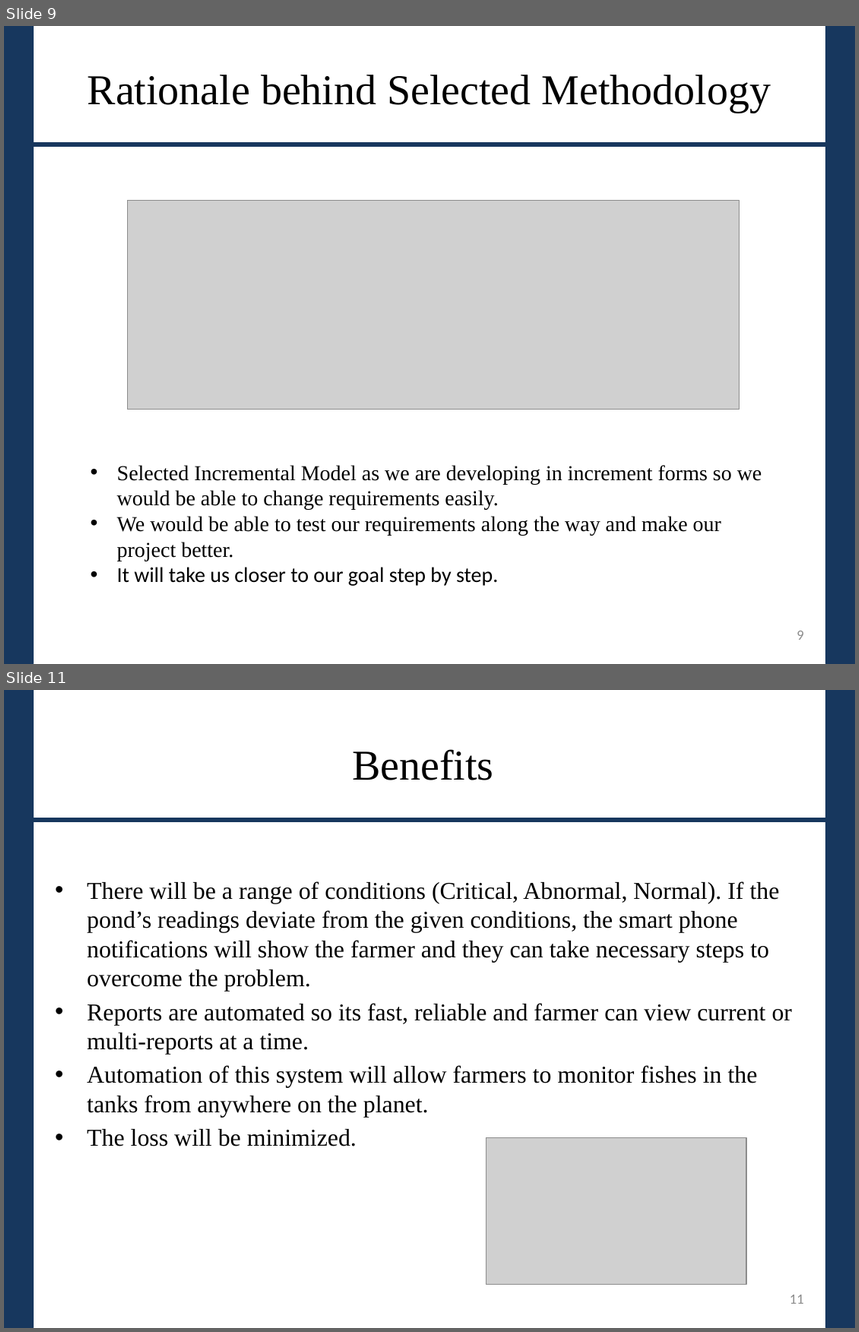
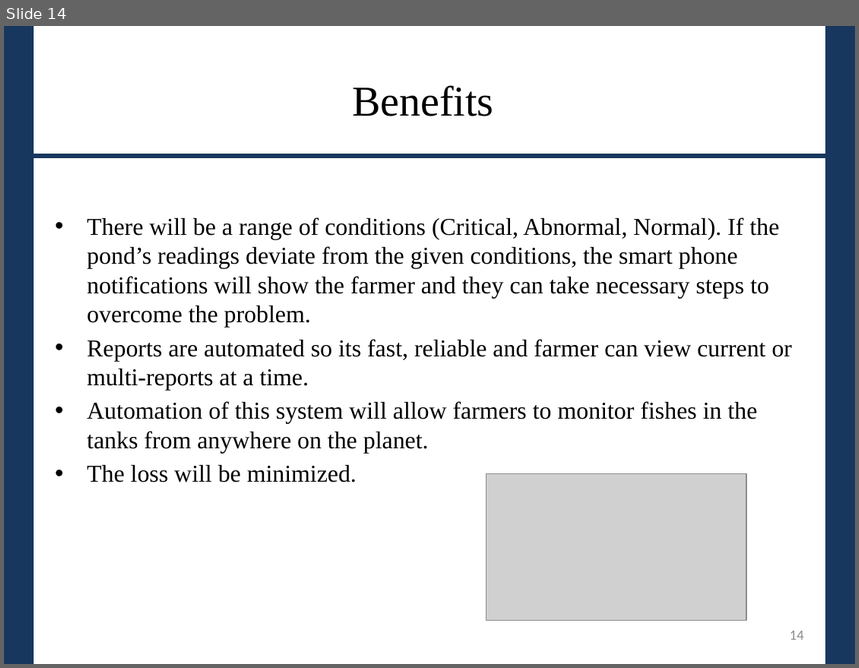
Before and after one commit to eqrakhattak/smart-biofloc-monitoring, a slide deck: Smart Bio Floc Monitoring Presentation.ppt. Shown one above the other, each under a label of ours: slides 9 and 11 before the commit, slide 14 after it; the slides between them are not shown. The pictures are 859x1332 and 859x668 pixels, drawn with LibreOffice and Linux fonts; fonts in the diff are those of the drawing; grey boxes stand for pictures. Boxes give left, top, right and bottom in pixels: in the first picture for what was removed or moved away, otherwise in the second. Text is boxed around its words. In the diff, an @@ line names an element or a change of style, - is before the commit and + after.

```diff
--- a/Smart Bio Floc Monitoring Presentation.ppt
+++ b/Smart Bio Floc Monitoring Presentation.ppt
@@ slide 9 removed at (4,26,855,664), background #FFFFFF @@
@@ rectangle removed at (4,26,32,664) @@
@@ rectangle removed at (827,26,855,664) @@
@@ text removed at (18,83,848,154) @@
-_______________________________
@@ title removed at (88,75,772,112) @@
-Rationale behind Selected Methodology
@@ picture removed at (127,201,740,410) @@
@@ text removed at (117,465,762,586) @@
-• Selected Incremental Model as we are developing in increment forms so we would be able to change requirements easily.
-• We would be able to test our requirements along the way and make our project better.
-• It will take us closer to our goal step by step.
@@ page number removed at (797,631,804,640) @@
-9
@@ what was slide 11 is now slide 14 @@
@@ page number at (790,631,804,640): text changed @@
-11
+14
```
Also in this commit, not shown: 1 slide changed, 5 slides added.
